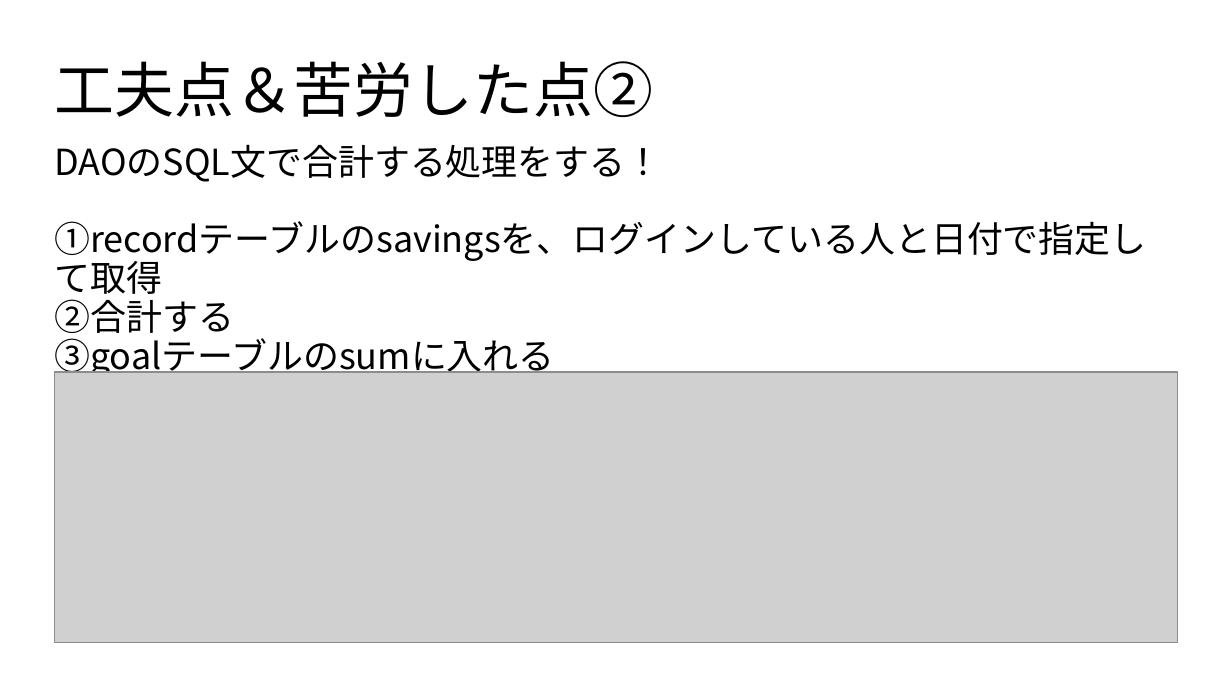
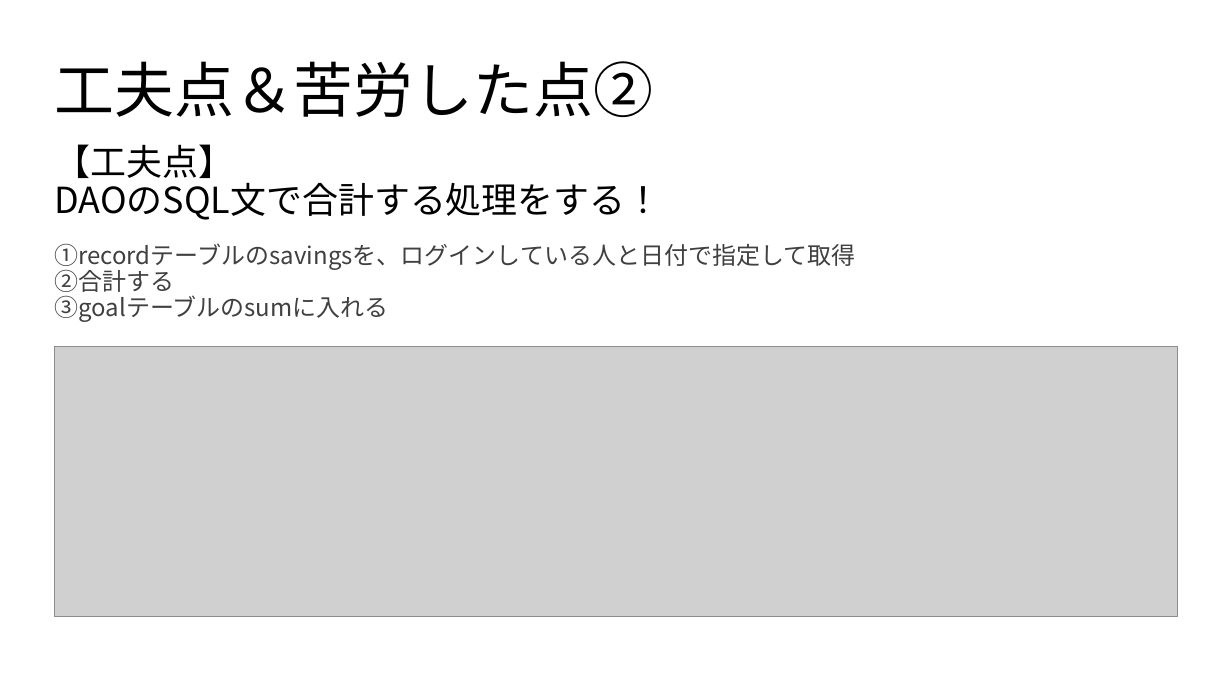
Before and after one commit to dojo2022/C-4, a slide deck: slide 13 of C-4_配布資料/C４_発表スライド.pptx. Drawn at 1232x693 pixels with LibreOffice and Linux fonts; fonts in the diff are those of the drawing; grey boxes stand for pictures. Boxes give left, top, right and bottom in pixels: in the first picture for what was removed or moved away, otherwise in the second. Text is boxed around its words. In the diff, an @@ line names an element or a change of style, - is before the commit and + after.

```diff
--- a/C-4_配布資料/C４_発表スライド.pptx
+++ b/C-4_配布資料/C４_発表スライド.pptx
@@ text at <box>54,144,234,178</box>: paragraph added @@
+【工夫点】
@@ text at <box>54,243,855,322</box>: size 21 to 14 pt, text colour #000000 to #404040 in "①recordテーブルのsavingsを、ログインしている人と日付で指定して取得", "②合計する", "③goalテーブルのsumに入れる" @@
@@ picture: place and size @@
-picture at <box>54,372,1177,642</box>
+picture at <box>54,346,1177,616</box>
```
Also in this commit, not shown: 18 other slides changed.
